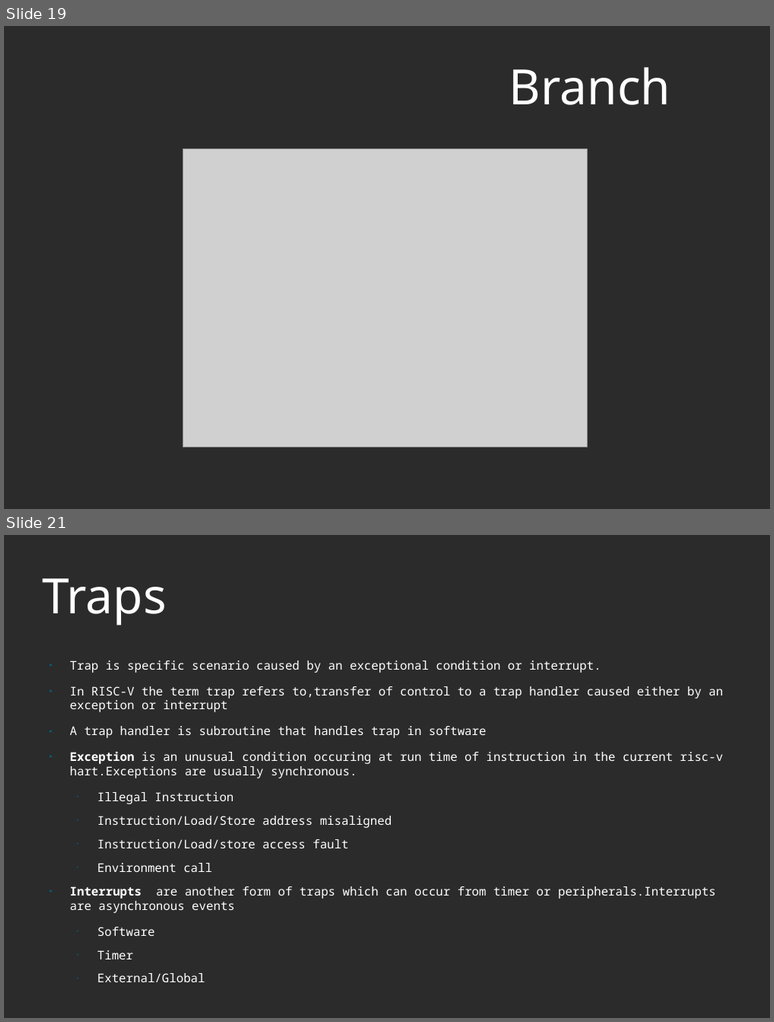
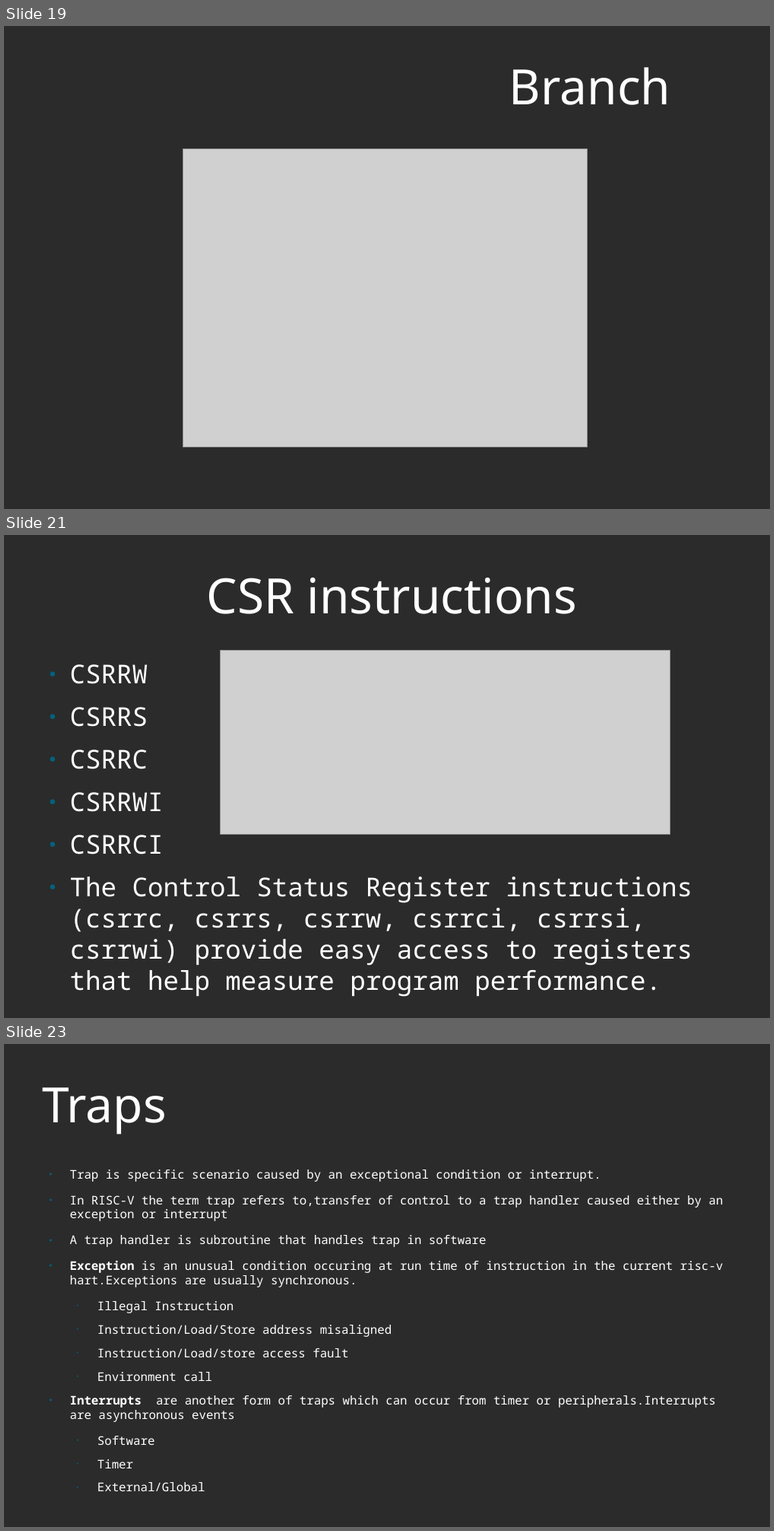
Before and after one commit to murthuja1708/desd_class, a slide deck: RISCV.odp. Shown one above the other, each under a label of ours: slides 19 and 21 before the commit, slides 19, 21 and 23 after it; the slides between them are not shown. The pictures are 774x1022 and 774x1531 pixels, drawn with LibreOffice and Linux fonts; fonts in the diff are those of the drawing; grey boxes stand for pictures; background and template pictures are left out; a plain dark background stands for a picture behind light text. Boxes give left, top, right and bottom in pixels: in the first picture for what was removed or moved away, otherwise in the second. Text is boxed around its words. In the diff, an @@ line names an element or a change of style, - is before the commit and + after.

Commit message:
added csr instructions

```diff
--- a/RISCV.odp
+++ b/RISCV.odp
@@ slide 21 added at [4,535,770,1018], background picture (left out) @@
@@ title added at [207,578,577,614], 60 pt, text #FFFFFF @@
+CSR instructions
@@ text added at [70,664,693,996], 32 pt, text #FFFFFF @@
+● CSRRW
+● CSRRS
+● CSRRC
+● CSRRWI
+● CSRRCI
+● The Control Status Register instructions (csrrc, csrrs, csrrw, csrrci, csrrsi, csrrwi) provide easy access to registers that help measure program performance.
@@ picture added at [220,650,671,834] @@
@@ what was slide 21 is now slide 23 @@
```
Also in this commit, not shown: 2 slides changed, 3 other slides added, 2 slides removed.
